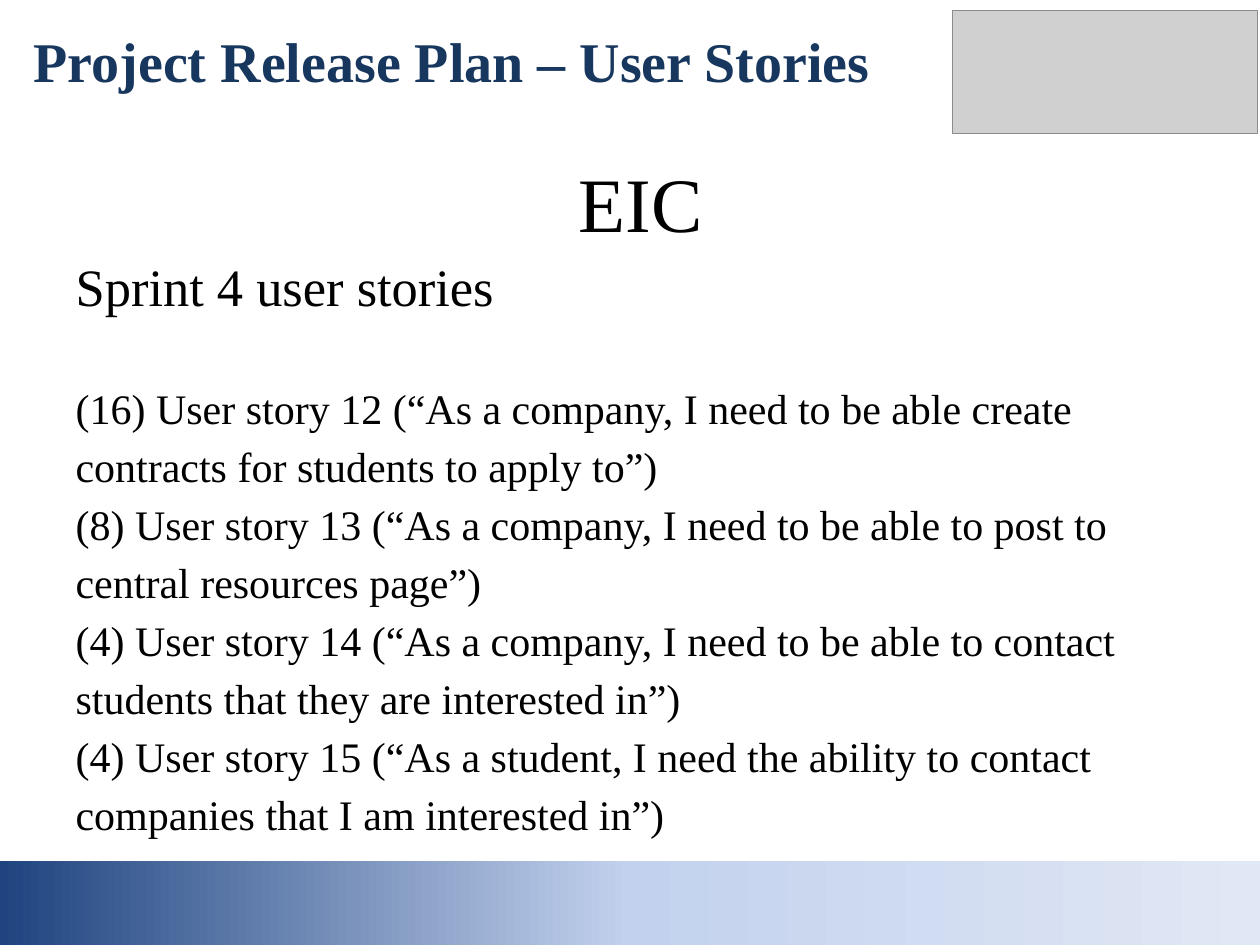
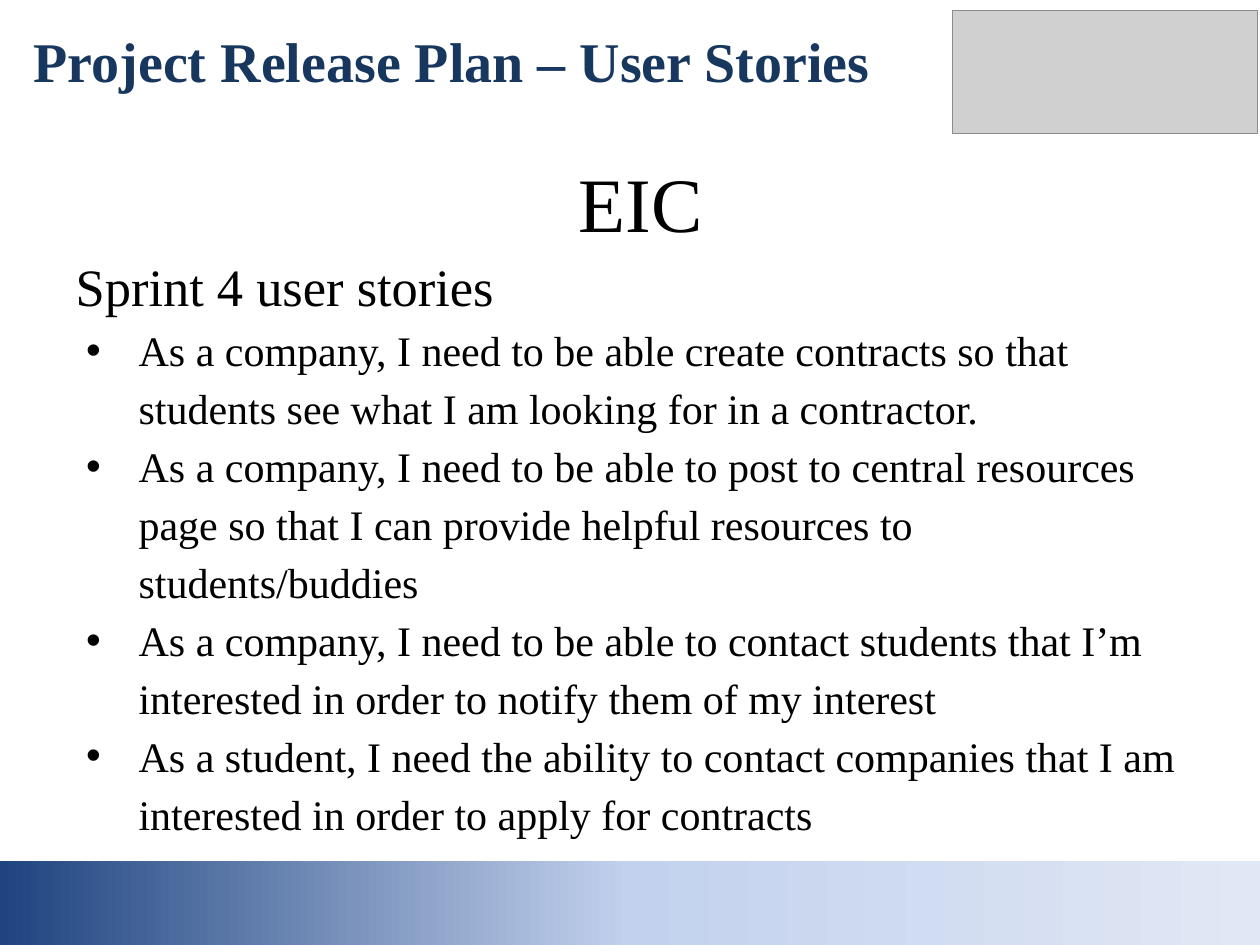
Before and after one commit to mpebbles/EIC, a slide deck: slide 6 of documents/EIC_initial_presentation.pptx. Drawn at 1260x945 pixels with LibreOffice and Linux fonts; fonts in the diff are those of the drawing; grey boxes stand for pictures. Boxes give left, top, right and bottom in pixels: in the first picture for what was removed or moved away, otherwise in the second. Text is boxed around its words. In the diff, an @@ line names an element or a change of style, - is before the commit and + after.

```diff
--- a/documents/EIC_initial_presentation.pptx
+++ b/documents/EIC_initial_presentation.pptx
@@ text at box(139, 337, 1174, 839): text changed @@
-(16) User story 12 (“As a company, I need to be able create contracts for students to apply to”)
-(8) User story 13 (“As a company, I need to be able to post to central resources page”)
-(4) User story 14 (“As a company, I need to be able to contact students that they are interested in”)
-(4) User story 15 (“As a student, I need the ability to contact companies that I am interested in”)
+• As a company, I need to be able create contracts so that students see what I am looking for in a contractor.
+• As a company, I need to be able to post to central resources page so that I can provide helpful resources to students/buddies
+• As a company, I need to be able to contact students that I’m interested in order to notify them of my interest
+• As a student, I need the ability to contact companies that I am interested in order to apply for contracts
```
Also in this commit, not shown: 5 other slides changed, 2 other files.
